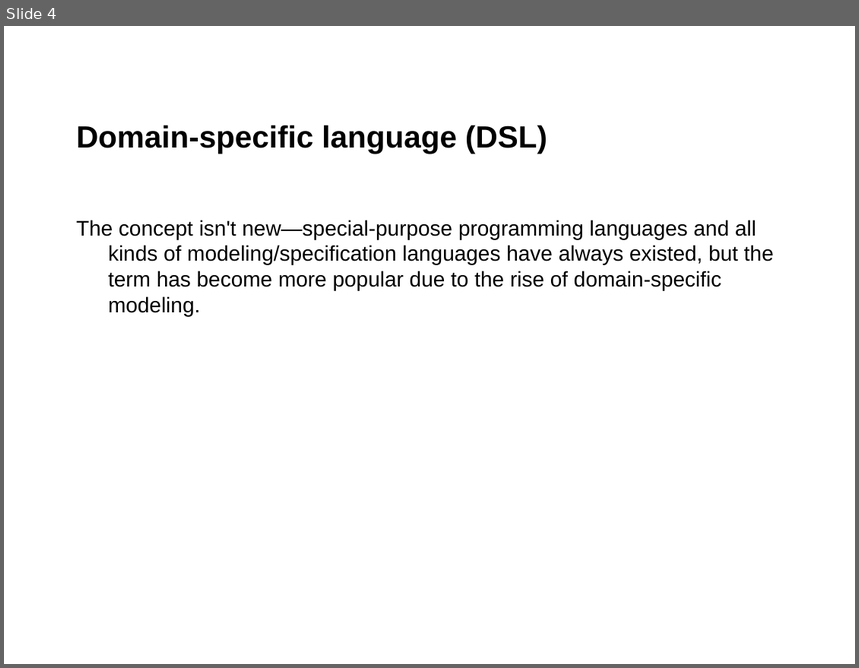
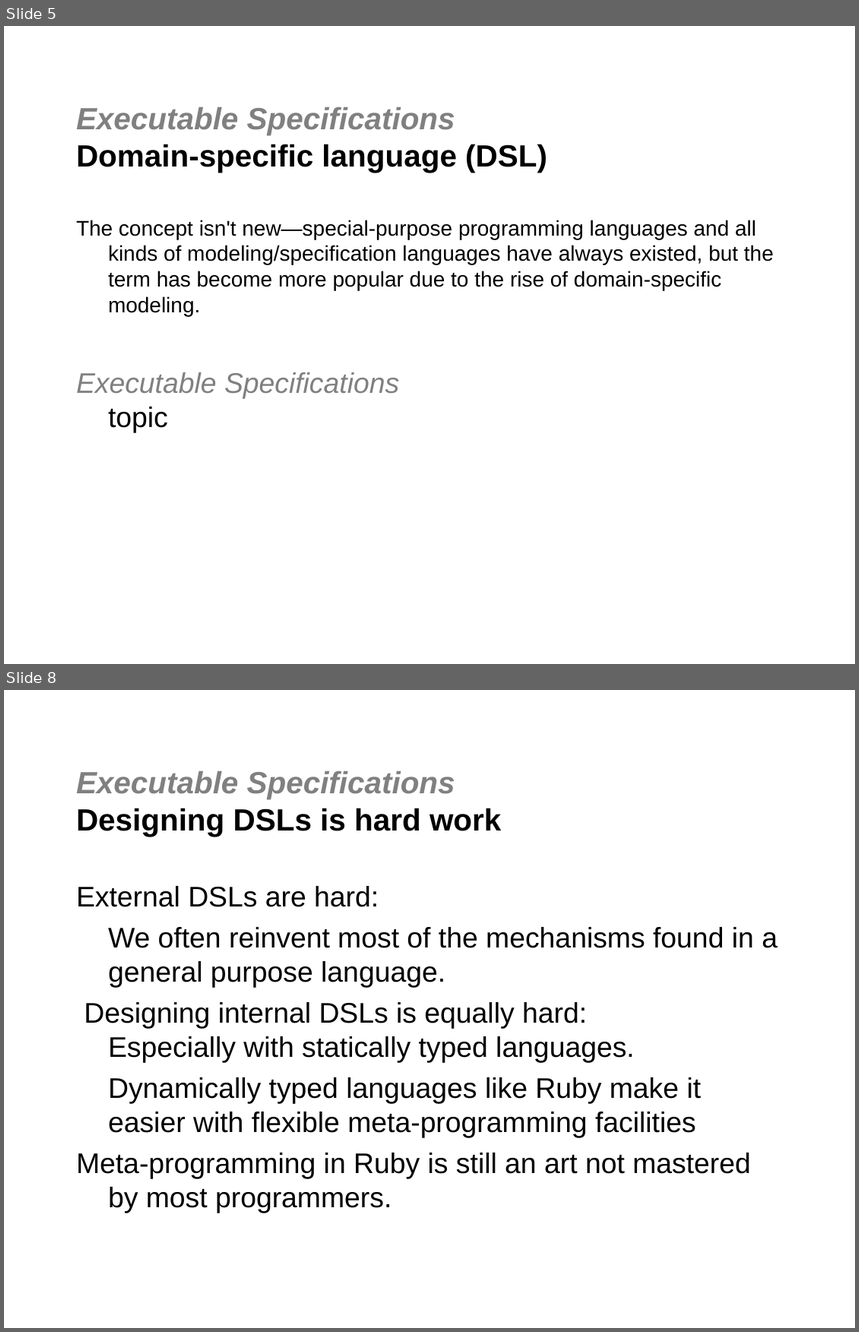
Before and after one commit to jgoodsen/agile2010, a slide deck: dsl.ppt. Shown one above the other, each under a label of ours: slide 4 before the commit, slides 5 and 8 after it; the slides between them are not shown. The pictures are 859x668 and 859x1332 pixels, drawn with LibreOffice and Linux fonts; fonts in the diff are those of the drawing; background and template pictures are left out. Boxes give left, top, right and bottom in pixels: in the first picture for what was removed or moved away, otherwise in the second. Text is boxed around its words. In the diff, an @@ line names an element or a change of style, - is before the commit and + after.

```diff
--- a/dsl.ppt
+++ b/dsl.ppt
@@ slide 8 added at bbox=[4, 690, 855, 1328], background #FFFFFF @@
@@ title added at bbox=[76, 771, 501, 836], 26 pt, text #808080, bold, italic @@
+Executable Specifications
+Designing DSLs is hard work
@@ text added at bbox=[76, 886, 778, 1214], 24 pt, text #000000 @@
+External DSLs are hard:
+We often reinvent most of the mechanisms found in a general purpose language.
+Designing internal DSLs is equally hard:
+Especially with statically typed languages.
+Dynamically typed languages like Ruby make it easier with flexible meta-programming facilities
+Meta-programming in Ruby is still an art not mastered by most programmers.
@@ what was slide 4 is now slide 5 @@
@@ slide 5 changed as well @@
@@ title at bbox=[76, 107, 547, 172]: text changed @@
-Domain-specific language (DSL)
+Executable Specifications
+Domain-specific language (DSL)
@@ text at bbox=[76, 373, 399, 433]: paragraph added @@
+Executable Specifications
+topic
```
Also in this commit, not shown: 3 other slides changed, 5 other slides added, 18 slides removed, 7 other files.
